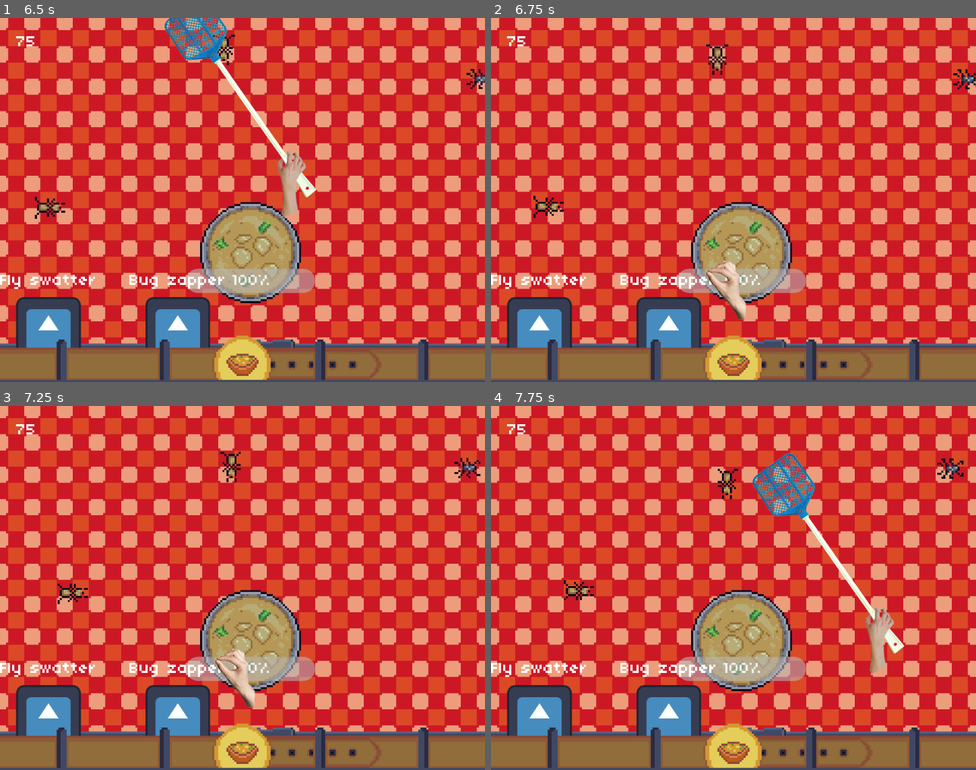
Above: before the commit, frames 1-4 (two rows, left to right).
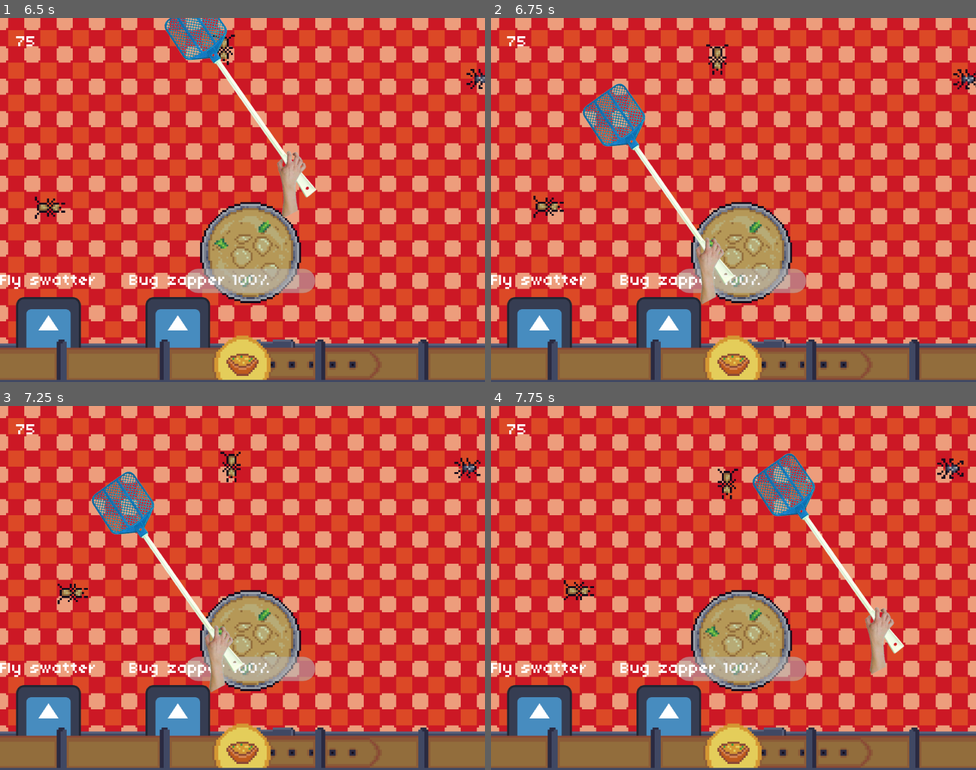
Above: after the commit, the same moments.

Repository: mattismoel/rage-room
Game: Godot game, scene res://scenes/game.tscn
Two runs of this game, one before a commit and one after it. Both use one fixed random seed, a clock stepped at 60 frames per second and the inputs below. The engine's default icon, where the game draws it, is replaced by a stand-in: a white triangle on a blue panel in a dark square.
Inputs (mouse positions are in pixels of both pictures, inside the frame that each line leads up to):
- Up to frame 1 (6.5 s): click "$10" at 0.5 s; click (48, 331) at 1.25 s; click "$15" at 2 s; click (48, 331) at 2.77 s; click (48, 331) at 3.52 s; tap Enter at 4.25 s; move the mouse to (349, 181) at 4.27 s; press the mouse at (349, 181) at 4.28 s; move the mouse to (145, 218) at 5.02 s; release the mouse at (145, 218) at 5.03 s; tap Mouse wheel down (next_equipment) at 5.1 s; move the mouse to (291, 119) at 5.77 s; hold Mouse wheel up (prev_equipment) from 5.78 s (still down)
- Up to frame 2 (6.75 s): move the mouse to (709, 272) at 6.52 s; release Mouse wheel up (prev_equipment) at 6.53 s; tap 1 at 6.6 s
- Up to frame 3 (7.25 s): no input
- Up to frame 4 (7.75 s): move the mouse to (879, 642) at 7.27 s; tap 2 at 7.35 s

Frame 1 is identical in both runs. In frame 2, 2.9% of the frame differs, in the area x 18-53%, y 18-83%; in frame 3, 2.9%; in frame 4, nothing differs.

Commit message:
smack state automatically exits to pickup state if in the inventory

Diff:
--- a/scenes/player/hand/idle_state.gd
+++ b/scenes/player/hand/idle_state.gd
@@ -11,10 +11,11 @@
 	super()
 	visible = true
 	_animation_player.play("idle")
+	if _inventory != null: initialize(_inventory)
 
 func initialize(inventory: InventoryUI) -> void:
 	_inventory = inventory
-	inventory.entry_entered.connect(_on_entry_entered)
+	_inventory.entry_entered.connect(_on_entry_entered)
 
 func input(event) -> void:
 	if event.is_action_pressed("interact"):
@@ -23,6 +24,7 @@
 func exit() -> void:
 	super()
 	visible = false
+	_inventory.entry_entered.disconnect(_on_entry_entered)
 
 func _on_entry_entered(_entry: EquipmentEntry) -> void:
 	changed_state.emit(_pick_up_state)
--- a/scenes/player/hand/smack_state.gd
+++ b/scenes/player/hand/smack_state.gd
@@ -1,7 +1,8 @@
 class_name SmackState
 extends State
 
-var _inventory: Control
+var _inventory: InventoryUI
+var _entered_inventory: bool
 
 @export var _hit_area: Area2D
 @export var _idle_state: IdleState
@@ -10,30 +11,24 @@
 
 func enter() -> void:
 	visible = true
+	_entered_inventory = false
 	_animation_player.play("smack")
 
 	await _animation_player.animation_finished
-	changed_state.emit(_idle_state)
+	if _entered_inventory: changed_state.emit(_pick_up_state)
+	else: changed_state.emit(_idle_state)
 
-	if _is_mouse_in_inventory():
-		changed_state.emit(_pick_up_state)
+func initialise(inventory: Control) -> void:
+	_inventory = inventory
+	_inventory.entry_entered.connect(func(_entry: EquipmentEntry): _entered_inventory = true)
+	_inventory.entry_exited.connect(func(_entry: EquipmentEntry): _entered_inventory = false)
 
 func exit() -> void:
 	super()
 	visible = false
-
-func initialise(inventory: Control) -> void:
-	_inventory = inventory
-	pass
 
 func _kill_intersecting_insects() -> void:
 	var overlapping_areas: Array[Area2D] = _hit_area.get_overlapping_areas()
 	for area in overlapping_areas:
 		if area.get_parent() is Insect:
 			InsectManager.kill(area.get_parent())
-
-func _is_mouse_in_inventory() -> bool:
-	var mouse_pos := _inventory.get_global_mouse_position()
-	var inventory_rect := _inventory.get_rect()
-
-	return inventory_rect.has_point(mouse_pos)
